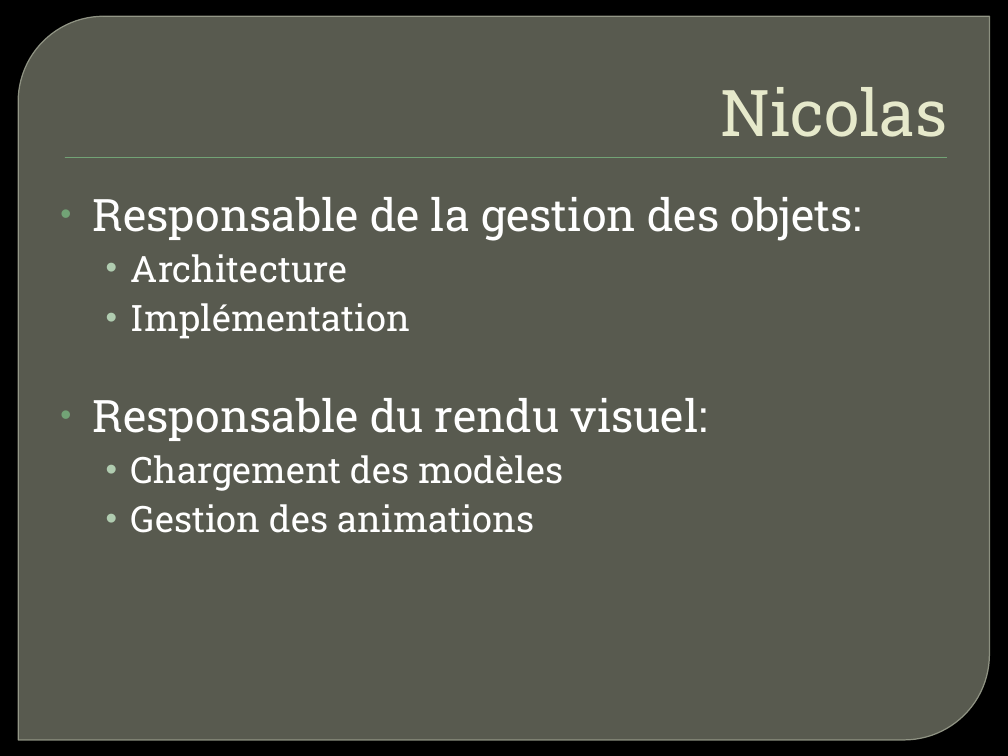
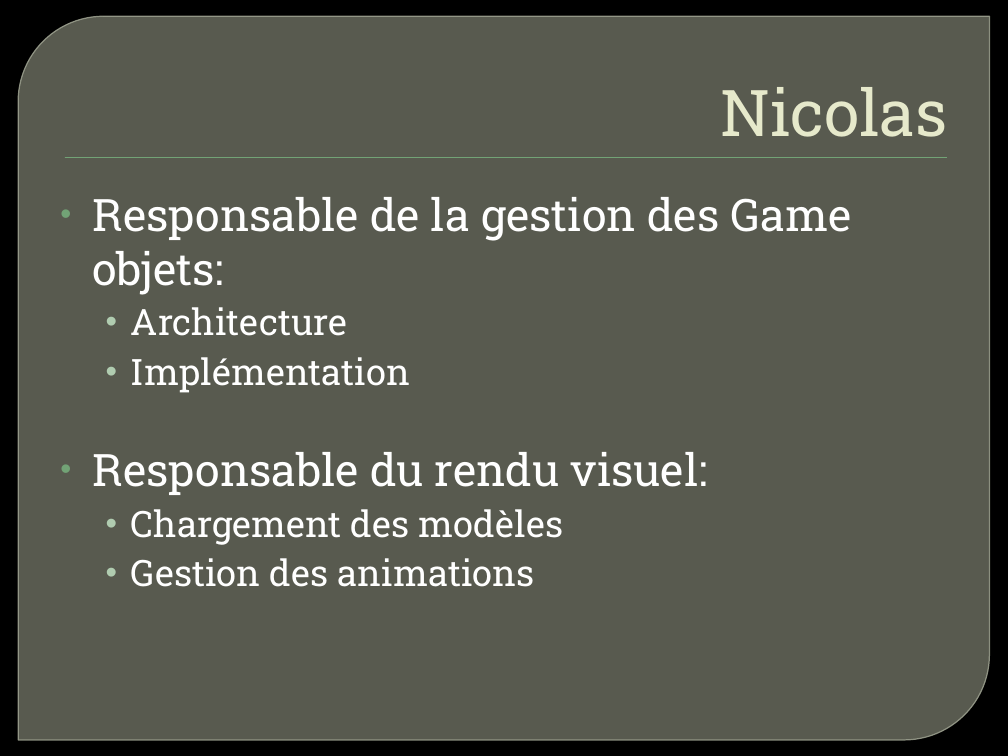
Before and after one commit to Raphy/bomberman, a slide deck: slide 13 of Bomberman - Présentation.pptx. Drawn at 1008x756 pixels with LibreOffice and Linux fonts; fonts in the diff are those of the drawing; background and template pictures are left out. Boxes give left, top, right and bottom in pixels: in the first picture for what was removed or moved away, otherwise in the second. Text is boxed around its words. In the diff, an @@ line names an element or a change of style, - is before the commit and + after.

Commit message:
presentation update

```diff
--- a/Bomberman - Présentation.pptx
+++ b/Bomberman - Présentation.pptx
@@ text at (93, 197, 851, 295): text changed @@
-• Responsable de la gestion des objets:
+• Responsable de la gestion des Game objets:
```
Also in this commit, not shown: 1 other slide changed, 1 slide added.
